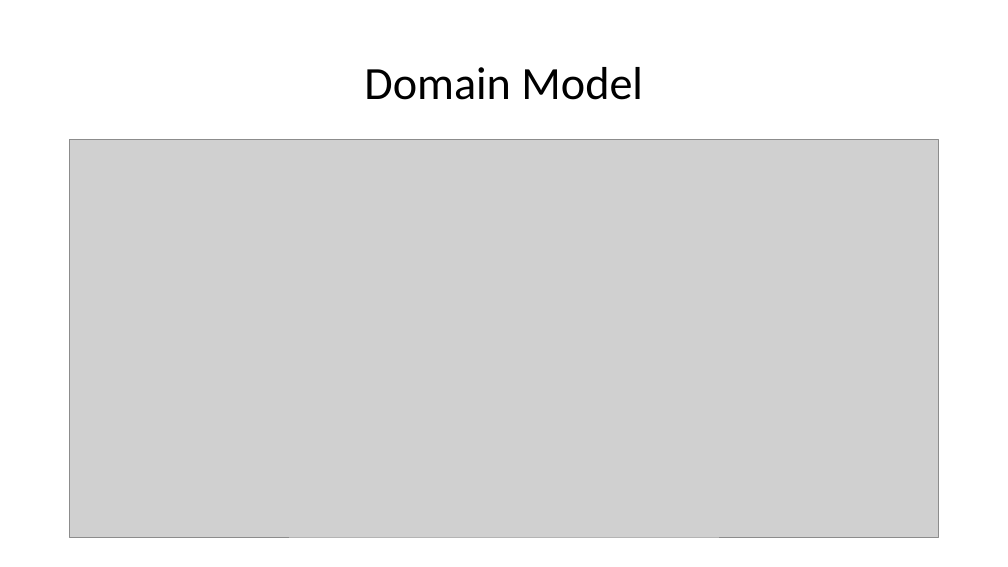
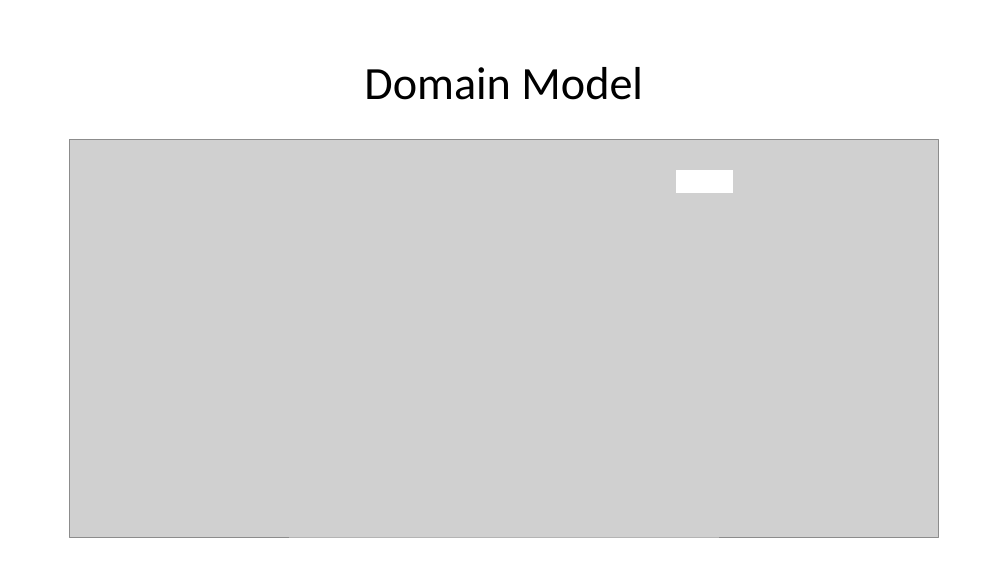
Before and after one commit to dblixt/2DV512, a slide deck: slide 7 of documentation/presentation/Internet of Dogs.pptx. Drawn at 1008x567 pixels with LibreOffice and Linux fonts; fonts in the diff are those of the drawing; grey boxes stand for pictures. Boxes give left, top, right and bottom in pixels: in the first picture for what was removed or moved away, otherwise in the second. Text is boxed around its words. In the diff, an @@ line names an element or a change of style, - is before the commit and + after.

```diff
--- a/documentation/presentation/Internet of Dogs.pptx
+++ b/documentation/presentation/Internet of Dogs.pptx
@@ rectangle added at box(677, 171, 734, 193), fill #FFFFFF, outline #FFFFFF 1 pt @@
```
Also in this commit, not shown: 2 other slides changed.
